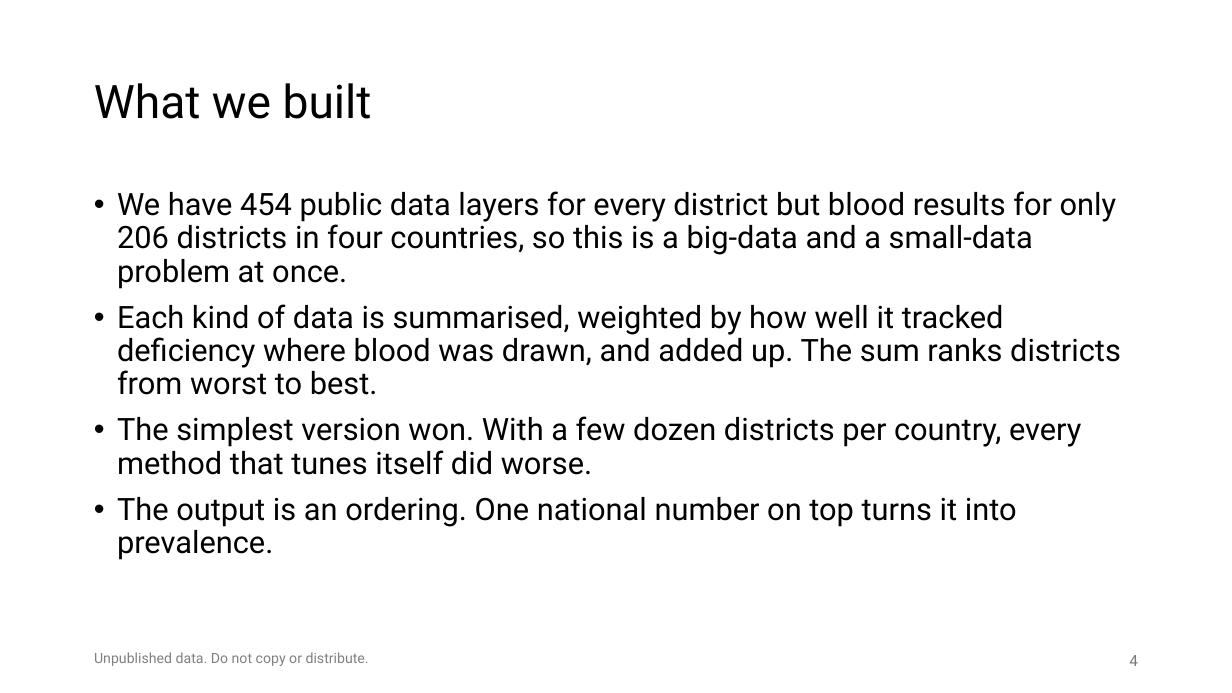
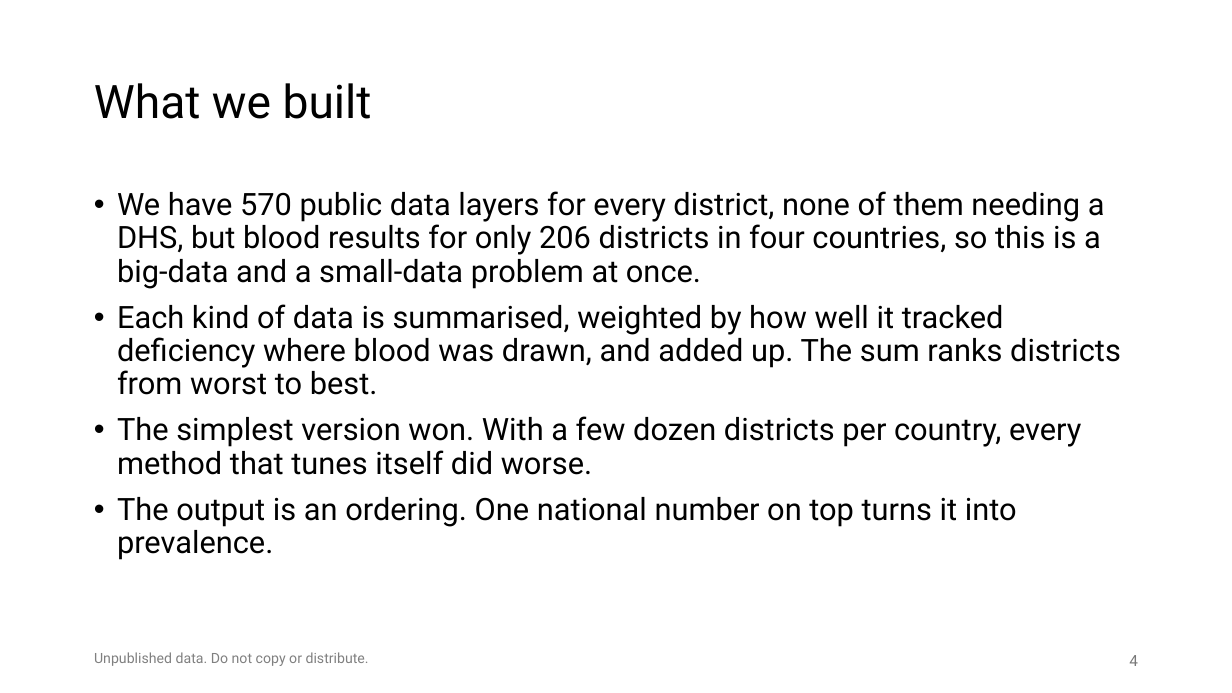
Before and after one commit to amertens/mn-prediction, a slide deck: slide 4 of docs/slides/MN-proxy-policy-deck-2026-09.pptx. Drawn at 1232x693 pixels with LibreOffice and Linux fonts; fonts in the diff are those of the drawing; background and template pictures are left out. Boxes give left, top, right and bottom in pixels: in the first picture for what was removed or moved away, otherwise in the second. Text is boxed around its words. In the diff, an @@ line names an element or a change of style, - is before the commit and + after.

```diff
--- a/docs/slides/MN-proxy-policy-deck-2026-09.pptx
+++ b/docs/slides/MN-proxy-policy-deck-2026-09.pptx
@@ text at (117,191,1105,289): text changed @@
-• We have 454 public data layers for every district but blood results for only 206 districts in four countries, so this is a big-data and a small-data problem at once.
+• We have 570 public data layers for every district, none of them needing a DHS, but blood results for only 206 districts in four countries, so this is a big-data and a small-data problem at once.
```
Also in this commit, not shown: 6 other slides changed, 19 other files.
